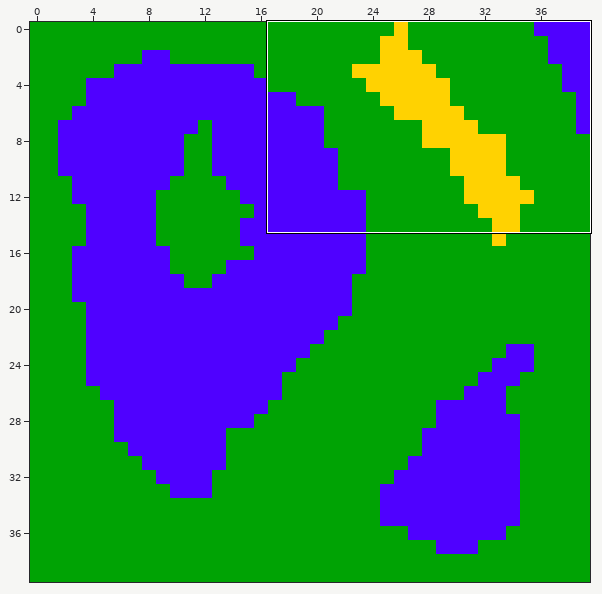
Level history. Tiled map: src/assets/maps/maps.tmx. Above: a wide view before the commit, with the close-up outlined.
Close-up. Before the commit:
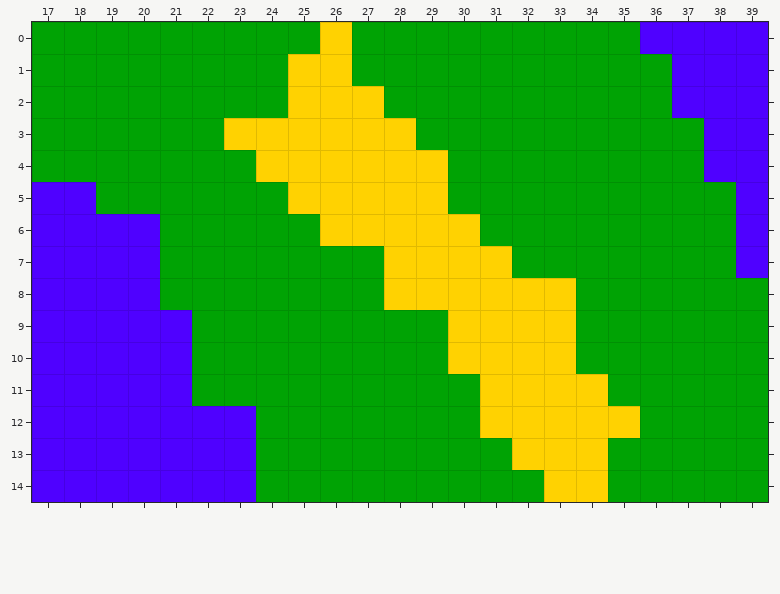
Cells are 40x40 px. Shown: x 17..39, y 0..14.
Once edited:
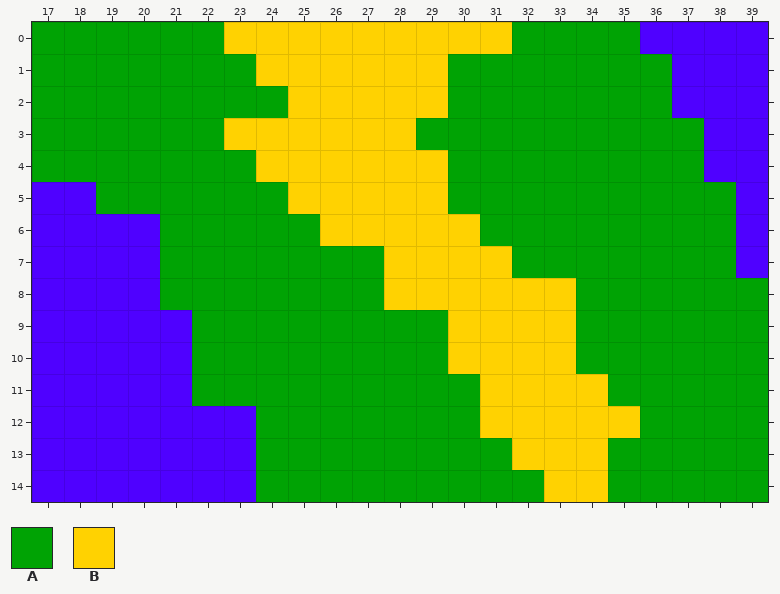
Key: from "tiles": A 0, B 1.
_ is an empty cell.
What changed:
Layer "map1":
y 0: x 23..25 AAA -> BBB; x 27..31 AAAAA -> BBBBB
y 1: x 24 A -> B; x 27..29 AAA -> BBB
y 2: x 28..29 AA -> BB
